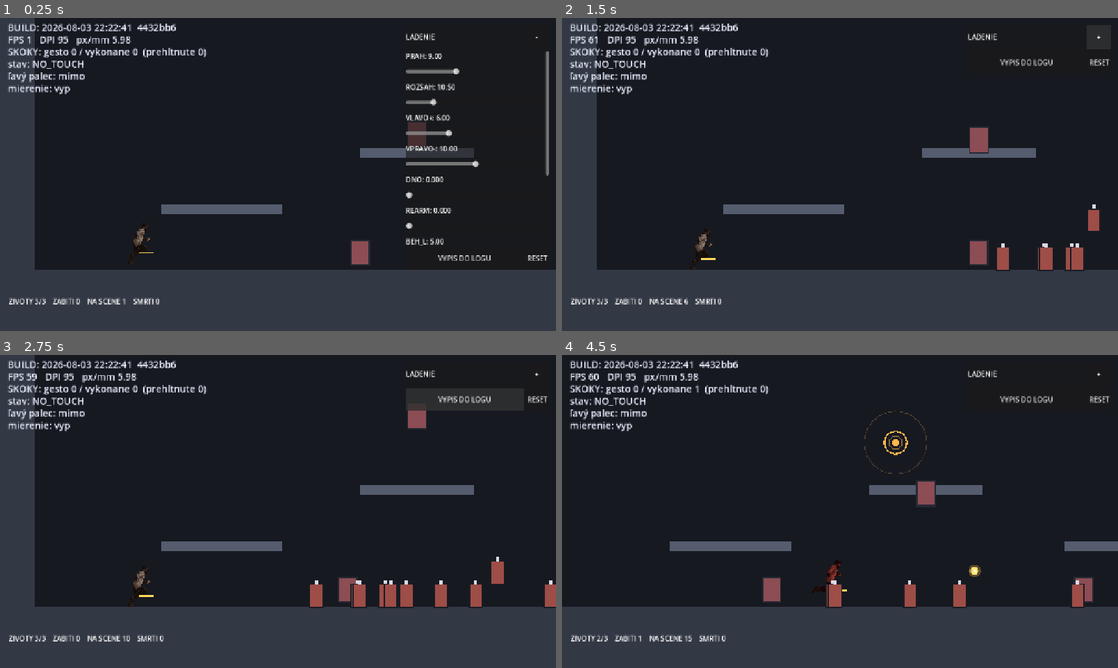
Above: before the commit, frames 1-4 (two rows, left to right).
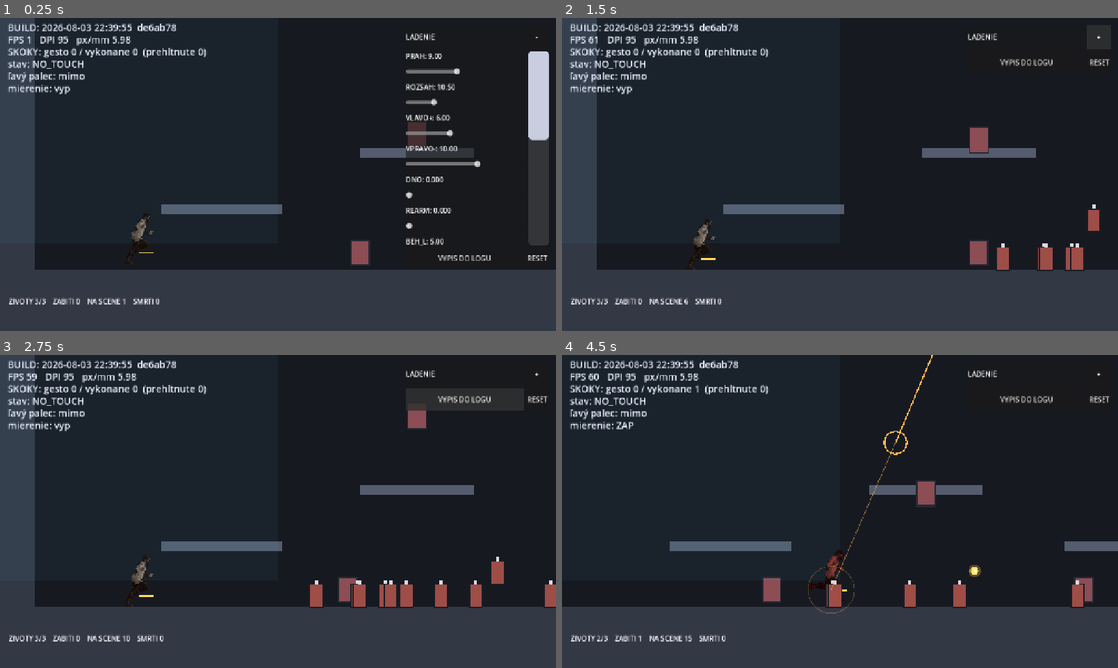
Above: after the commit, the same moments.

Repository: belispav/slavs
Game: Godot game, scene res://scenes/main.tscn
Two runs of this game, one before a commit and one after it. Both use one fixed random seed, a clock stepped at 60 frames per second and the inputs below.
Inputs (mouse positions are in pixels of both pictures, inside the frame that each line leads up to):
- Up to frame 1 (0.25 s): no input
- Up to frame 2 (1.5 s): click "VYPIS DO LOGU" at 0.5 s; click "-" at 1.25 s
- Up to frame 3 (2.75 s): click "VYPIS DO LOGU" at 2 s
- Up to frame 4 (4.5 s): tap Enter (ui_accept) at 2.75, 3.02 s; move the mouse to (962, 495) at 2.77 s; hold D 2.78-3.5 s; hold Space 2.78-3.5 s; click (962, 495) at 2.92 s; drag from (728, 527) to (851, 599) at 3.52 s; move the mouse to (895, 442) at 4.27 s; hold A from 4.28 s (still down); hold L from 4.28 s (still down); click (895, 442) at 4.42 s

The runs differ from the first frame. In frame 1, 2.7% of the frame differs, in the area x 19-99%, y 1-79%; in frame 2, 0.3%; in frame 3, 0.3%; in frame 4, 0.8%.

Commit message:
Aim from the character becomes the default; movement pad shrinks off the bottom left
Aiming from the character was tried against the anchored stick on device and is
clearly better, so it is now the value in control_config.tres rather than a
switch to find. The toggle stays, because being able to feel the old one again
is the only way the comparison stays honest.

That result changed how the screen is held. Aiming turned out to be far more
comfortable with the right index finger than with the thumb - which also frees
the middle finger for an action later - but an index finger reaches the bottom
left corner, where a touch was claimed as movement. Standing still and shooting
down-left was therefore impossible: the shot silently became a step.

The movement pad is now a rectangle rather than the left half, and its bottom
band belongs to aiming. Excluding the bottom also matches where the thumb wants
to rest: down there it covers the character, which is the one thing the player
needs to watch. Both edges are sliders, and the overlay draws the rectangle -
the old midline would have been describing a rule that no longer holds.

Diff:
--- a/volya/config/control_config.tres
+++ b/volya/config/control_config.tres
@@ -23,3 +23,13 @@
 aim_deadzone_mm = 2.5
 aim_recenter_mm = 12.0
 aim_turn_pull = 0.0
+; Aiming from the character, tried against the anchored stick on device
+; 2026-08-03 and clearly better. The stick's lever was ~12 mm, so a millimetre
+; of tremor threw the shots wide; from the character it is 30-60 mm.
+aim_from_character = true
+aim_origin_min_mm = 9.0
+; The movement pad no longer covers the whole left half. Aiming with the right
+; index finger reaches down-left, where a touch used to be taken as movement
+; and the shot never happened.
+move_zone_width = 0.5
+move_zone_bottom = 0.28
--- a/volya/scripts/build_stamp.gd
+++ b/volya/scripts/build_stamp.gd
@@ -5,4 +5,4 @@
 ##
 ## ZAMERNE tu NIE JE class_name: globalne nazvy tried su v cache, ktoru
 ## headless export neobnovuje, a export by na tom padol.
-const STAMP := "2026-08-03 22:22:41  4432bb6"
+const STAMP := "2026-08-03 22:39:55  de6ab78"
--- a/volya/scripts/control_config.gd
+++ b/volya/scripts/control_config.gd
@@ -93,6 +93,44 @@
 ## the idea and the reason it failed are not lost.
 @export_range(0.0, 1.0, 0.05) var aim_turn_pull: float = 0.0
 
+## Where the aim direction is measured FROM.
+##
+## false — from an anchor created under the thumb. The lever is only
+##         aim_recenter_mm long, so a millimetre of thumb tremor is a large
+##         change of angle. This is the F1 behaviour.
+## true  — from the character itself. The thumb points a direction rather than
+##         holding a stick: the shot travels from the character through the
+##         thumb and onward, so a distant enemy needs no reach and is never
+##         hidden under the thumb. The lever becomes the whole distance from
+##         character to thumb, typically 30-60 mm instead of 12, which is the
+##         same tremor spread over three to five times less angle.
+##
+## Added because aiming read as uncontrollably twitchy on device and the cause
+## was the short lever, not the player's thumb.
+@export var aim_from_character: bool = false
+
+## Below this distance between the character and the thumb, the direction is
+## held rather than recomputed. Close in, the angle between them swings wildly
+## for almost no thumb movement, which is the same twitchiness in a smaller
+## place. Firing continues; only the direction stops updating.
+@export_range(2.0, 30.0, 0.5) var aim_origin_min_mm: float = 9.0
+
+## The movement pad, as fractions of the screen. A touch that starts inside it
+## drives movement; everything else aims.
+##
+## It is not simply the left half any more. Aiming turned out to be far more
+## comfortable with the right INDEX finger than with the thumb, and an index
+## finger reaches the bottom left corner easily - where the touch was being
+## taken as movement, so the shot never happened. Standing still and shooting
+## down-left was impossible.
+##
+## The bottom band is excluded because that is where the character stands: a
+## thumb resting there covers the thing the player is trying to watch. Resting
+## it around mid height also puts it below the jump flick rather than at the
+## bottom of the travel.
+@export_range(0.2, 0.8, 0.01) var move_zone_width: float = 0.5
+@export_range(0.0, 0.6, 0.01) var move_zone_bottom: float = 0.28
+
 
 ## The arc threshold curve, in millimetres (SPEC B2). Asymmetric by design.
 ## Everything is relative to reach_mm, so the shape scales with the player's
--- a/volya/scripts/debug_overlay.gd
+++ b/volya/scripts/debug_overlay.gd
@@ -85,6 +85,25 @@
 	scroll = ScrollContainer.new()
 	scroll.horizontal_scroll_mode = ScrollContainer.SCROLL_MODE_DISABLED
 	vb.add_child(scroll)
+
+	# Godot's default scrollbar is a few pixels wide, which is a mouse
+	# measurement. On the phone it cannot be grabbed at all. Widen it to
+	# something a thumb can actually land on.
+	var bar := scroll.get_v_scroll_bar()
+	if bar != null:
+		bar.custom_minimum_size = Vector2(48, 0)
+		var grabber := StyleBoxFlat.new()
+		grabber.bg_color = Color(0.85, 0.87, 0.95, 0.9)
+		grabber.set_corner_radius_all(10)
+		grabber.content_margin_left = 8.0
+		grabber.content_margin_right = 8.0
+		var track := StyleBoxFlat.new()
+		track.bg_color = Color(1, 1, 1, 0.12)
+		track.set_corner_radius_all(10)
+		bar.add_theme_stylebox_override("grabber", grabber)
+		bar.add_theme_stylebox_override("grabber_highlight", grabber)
+		bar.add_theme_stylebox_override("grabber_pressed", grabber)
+		bar.add_theme_stylebox_override("scroll", track)
 
 	rows = VBoxContainer.new()
 	rows.size_flags_horizontal = Control.SIZE_EXPAND_FILL
@@ -114,6 +133,22 @@
 	# 0 = kotva sa len vlecie, 1 = pri otoceni skoci rovno k palcu
 	_add_slider("MIER_OTOC", 0.0, 1.0, 0.05, Touch.config.aim_turn_pull,
 		func(v: float) -> void: Touch.config.aim_turn_pull = v)
+	_add_slider("MIER_MIN", 2.0, 30.0, 0.5, Touch.config.aim_origin_min_mm,
+		func(v: float) -> void: Touch.config.aim_origin_min_mm = v)
+	_add_slider("ZONA_SIRKA", 0.2, 0.8, 0.01, Touch.config.move_zone_width,
+		func(v: float) -> void: Touch.config.move_zone_width = v)
+	_add_slider("ZONA_DNO", 0.0, 0.6, 0.01, Touch.config.move_zone_bottom,
+		func(v: float) -> void: Touch.config.move_zone_bottom = v)
+
+	# The two aiming schemes sit side by side so they can be compared on the
+	# device in one session, which is the only place the answer exists.
+	var aim_mode := CheckButton.new()
+	aim_mode.text = "MIERIT OD POSTAVY"
+	aim_mode.custom_minimum_size = Vector2(0, 56)
+	aim_mode.button_pressed = Touch.config.aim_from_character
+	rows.add_child(aim_mode)
+	aim_mode.toggled.connect(func(on: bool) -> void:
+		Touch.config.aim_from_character = on)
 
 	var buttons := HBoxContainer.new()
 	vb.add_child(buttons)
@@ -210,6 +245,10 @@
 		"aim_deadzone_mm         = %s" % c.aim_deadzone_mm,
 		"aim_recenter_mm         = %s" % c.aim_recenter_mm,
 		"aim_turn_pull           = %s" % c.aim_turn_pull,
+		"aim_from_character      = %s" % c.aim_from_character,
+		"aim_origin_min_mm       = %s" % c.aim_origin_min_mm,
+		"move_zone_width         = %s" % c.move_zone_width,
+		"move_zone_bottom        = %s" % c.move_zone_bottom,
 		"gest / vykonane         = %d / %d" % [Touch.jump_count, Touch.jumps_performed],
 		"dpi = %s   px_per_mm = %s" % [Touch.raw_dpi, Touch.px_per_mm],
 		"===============================",
@@ -240,8 +279,9 @@
 
 func _on_draw() -> void:
 	var vp: Vector2 = draw_layer.size
-	# screen midline — the ownership boundary
-	draw_layer.draw_line(Vector2(vp.x * 0.5, 0.0), Vector2(vp.x * 0.5, vp.y), COL_FAINT, 2.0)
+	# The boundary is no longer the screen midline but a rectangle, so draw the
+	# rectangle. A line here would be describing a rule that no longer applies.
+	_draw_move_zone()
 
 	_draw_left(vp)
 	_draw_right()
@@ -283,11 +323,38 @@
 		draw_layer.draw_polyline(pts2, Color(COL_ARC.r, COL_ARC.g, COL_ARC.b, 0.35), 2.0)
 
 
+## Outline of the area where a touch counts as movement. Without it the split
+## is invisible and a shot that quietly turned into a step looks like the game
+## ignoring the input.
+func _draw_move_zone() -> void:
+	var zone: Rect2 = Touch.move_zone()
+	draw_layer.draw_rect(zone, Color(COL_LEFT.r, COL_LEFT.g, COL_LEFT.b, 0.05),
+		true)
+	draw_layer.draw_rect(zone, Color(COL_LEFT.r, COL_LEFT.g, COL_LEFT.b, 0.30),
+		false, 2.0)
+
+
 func _draw_right() -> void:
 	if Touch.right_index == -1:
 		return
+	var p: Vector2 = Touch.right_pos
+
+	# Aiming from the character has no anchor and no rings; drawing them would
+	# show a stick that is not being used. What matters is the line the shot
+	# takes, so draw that instead, continuing past the thumb.
+	if Touch.config.aim_from_character:
+		if Touch.aim_origin == Vector2.INF:
+			return
+		var o: Vector2 = Touch.aim_origin
+		draw_layer.draw_line(o, p, Color(COL_RIGHT.r, COL_RIGHT.g, COL_RIGHT.b,
+			0.45), 2.0)
+		draw_layer.draw_line(p, p + Touch.aim_dir * 260.0, COL_RIGHT, 3.0)
+		draw_layer.draw_arc(o, Touch.config.aim_origin_min_mm * Touch.px_per_mm,
+			0.0, TAU, 32, Color(COL_RIGHT.r, COL_RIGHT.g, COL_RIGHT.b, 0.25), 2.0)
+		draw_layer.draw_arc(p, 26.0, 0.0, TAU, 24, COL_RIGHT, 3.0)
+		return
+
 	var a: Vector2 = Touch.right_anchor
-	var p: Vector2 = Touch.right_pos
 	draw_layer.draw_arc(a, Touch.config.aim_deadzone_mm * Touch.px_per_mm,
 		0.0, TAU, 32, Color(COL_RIGHT.r, COL_RIGHT.g, COL_RIGHT.b, 0.5), 2.0)
 	# outer ring = point where the anchor starts sliding after the thumb
--- a/volya/scripts/player.gd
+++ b/volya/scripts/player.gd
@@ -165,6 +165,12 @@
 	_iframes = maxf(_iframes - delta, 0.0)
 	_consume_jump_buffer(delta)
 	move_and_slide()
+
+	# Aiming from the character needs to know where the character actually is
+	# on screen, which only the character can say: the camera moves, so the
+	# world position alone is not enough.
+	Touch.aim_origin = get_global_transform_with_canvas().origin
+
 	_update_aim(delta)
 	_update_sprite()
 	queue_redraw()
--- a/volya/scripts/touch_controller.gd
+++ b/volya/scripts/touch_controller.gd
@@ -22,6 +22,10 @@
 var move_x: float = 0.0
 var aim_dir: Vector2 = Vector2.RIGHT
 var aim_active: bool = false
+
+## Where on screen the character is, reported by the player every frame. Only
+## used when config.aim_from_character is on. Vector2.INF means "not known yet".
+var aim_origin: Vector2 = Vector2.INF
 var left_state: int = LeftState.NO_TOUCH
 ## Gestures that crossed the threshold.
 var jump_count: int = 0
@@ -133,17 +137,26 @@
 	return false
 
 
+## The rectangle a touch must start inside to be taken as movement.
+##
+## Deliberately not the whole left half. The bottom band belongs to aiming,
+## because the right index finger reaches down there comfortably and a shot
+## aimed down-left was being swallowed as a movement input instead.
+func move_zone() -> Rect2:
+	var view: Vector2 = get_viewport().get_visible_rect().size
+	var height: float = view.y * (1.0 - config.move_zone_bottom)
+	return Rect2(Vector2.ZERO, Vector2(view.x * config.move_zone_width, height))
+
+
 func _on_press(index: int, pos: Vector2) -> void:
 	if _blocked_by_ui(pos):
 		return
-	var mid: float = get_viewport().get_visible_rect().size.x * 0.5
-	var wants_left: bool = pos.x < mid
 	# Ownership is decided by where the touch BEGAN and never changes (SPEC B1).
-	if wants_left:
+	if move_zone().has_point(pos):
 		if left_index == -1:
 			_claim_left(index, pos)
 		elif right_index == -1:
-			_claim_right(index, pos)   # edge case B6: both thumbs on one half
+			_claim_right(index, pos)   # edge case B6: both thumbs on one side
 	else:
 		if right_index == -1:
 			_claim_right(index, pos)
@@ -165,6 +178,11 @@
 	right_anchor = pos
 	right_pos = pos
 	_right_prev = pos
+	if config.aim_from_character:
+		# Thumb down means firing, from the first frame. Waiting for a
+		# deflection here would put a dead moment at the start of every shot.
+		_update_right_from_character()
+		return
 	aim_active = false
 	aim_input.emit(aim_dir, false)
 
@@ -227,6 +245,10 @@
 # ------------------------------------------------ right thumb (SPEC B3) ----
 
 func _update_right() -> void:
+	if config.aim_from_character:
+		_update_right_from_character()
+		return
+
 	var motion: Vector2 = right_pos - _right_prev
 	_right_prev = right_pos
 
@@ -255,3 +277,35 @@
 	else:
 		aim_active = false
 	aim_input.emit(aim_dir, aim_active)
+
+
+## Aim measured from the character rather than from an anchor under the thumb.
+##
+## The thumb indicates a direction instead of holding a stick. The shot leaves
+## the character, passes through the thumb and carries on, so an enemy further
+## along that line needs no reach and never sits under the thumb.
+##
+## Firing is tied to the thumb being down, not to how far the stick is pushed.
+## That is what kills the failure aim_turn_pull was rejected for: there is no
+## deflection that can shrink below a dead zone in the middle of a turn and
+## silence the gun.
+func _update_right_from_character() -> void:
+	_right_prev = right_pos
+
+	if aim_origin == Vector2.INF:
+		# The character has not reported where it is yet - keep the last
+		# direction rather than firing somewhere arbitrary.
+		aim_active = right_index != -1
+		aim_input.emit(aim_dir, aim_active)
+		return
+
+	var v: Vector2 = right_pos - aim_origin
+	var mm: float = v.length() / px_per_mm
+
+	# Near the character the angle swings wildly for almost no thumb movement,
+	# so hold the direction there. Firing is unaffected.
+	if mm > config.aim_origin_min_mm:
+		aim_dir = v.normalized()
+
+	aim_active = true
+	aim_input.emit(aim_dir, aim_active)
Binary file changed: volya/art/run_px/run_a00_0001.png
Binary file changed: volya/art/run_px/run_a00_0002.png
Binary file changed: volya/art/run_px/run_a00_0003.png
Binary file changed: volya/art/run_px/run_a00_0004.png
Binary file changed: volya/art/run_px/run_a00_0005.png
Binary file changed: volya/art/run_px/run_a00_0006.png
Binary file changed: volya/art/run_px/run_a00_0007.png
Binary file changed: volya/art/run_px/run_a00_0008.png
Binary file changed: volya/art/run_px/run_a00_0009.png
Binary file changed: volya/art/run_px/run_a00_0010.png
Binary file changed: volya/art/run_px/run_a00_0011.png
Binary file changed: volya/art/run_px/run_a00_0012.png
(and 5 more such lines)
